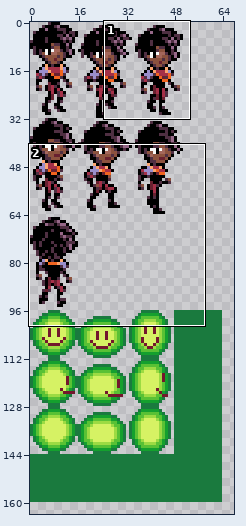
Pixel-art file -- data/CharacterSprites.aseprite. Above: a wide view before the commit, with the close-up outlined.
Close-up. Before the edit:
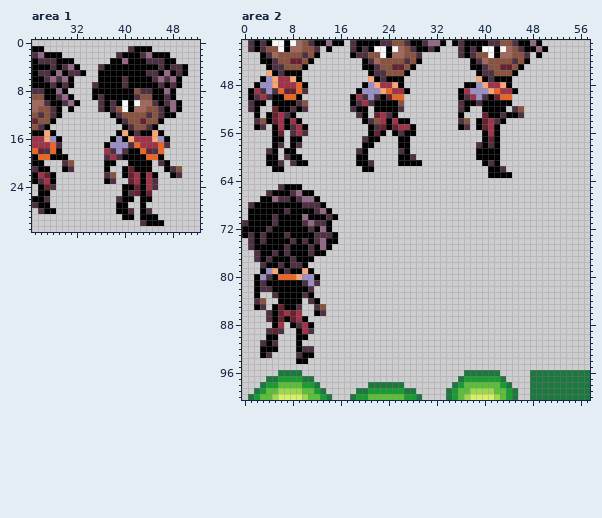
281x409 pixels, 1 frame. Colours within 5 levels of each other are drawn and written as one. Shown: area 1: x 25..52, y 0..31; area 2: x 0..57, y 41..100. The wide view leaves out empty margins.
The result:
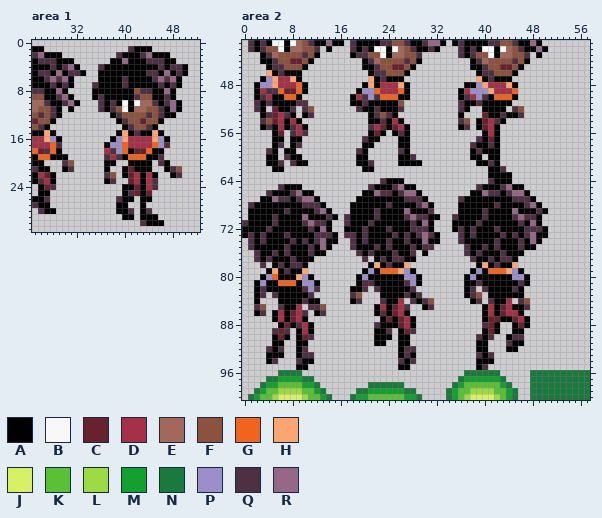
Palette (. is transparent): A #000000  B #f8f8f8  C #692130  D #a53048  E #a4675b  F #8c523e  G #f1641f  H #fca570  J #d6f264  K #59c135  L #9cdb43  M #14a02e  N #1a7a3e  P #9a8ecb  Q #4f2f42  R #966888
Edits made:
Area 1:
y 16: x 40..41 AH -> HD
y 17: x 40..42 PQG -> GDD; x 45..46 DG -> GP
y 18: x 40 Q -> G; x 42..46 AGCQG -> CCGAA
y 19: x 41..46 AAAGGA -> GGGAAQ
Area 2:
y 48: x 21..22 PH -> HA; x 25..27 HA. -> DHA; x 43..45 HA. -> DHA
y 49: x 1..4 ADQP -> .ADQ; x 10 Q -> A; x 22..24 PHG -> GDD; x 26 D -> G; x 42 G -> D; x 45 A -> G
y 50: x 1..4 AQDQ -> .AQD; x 23..24 AC -> GG; x 26..27 G. -> AA; x 42 C -> G; x 45 . -> A
y 51: x 1..2 QA -> .Q; x 4 . -> Q; x 10 F -> Q; x 19..21 QDQ -> AQA
y 52: x 1..3 QA. -> .QA; x 9 A -> .; x 11 . -> F; x 18..19 QA -> .Q; x 21..22 .A -> AQ
y 53: x 2..4 A.A -> .AQ; x 10..11 .. -> AQ; x 19..23 QA.CD -> ..AQF
y 54: x 2..4 QFA -> .QF; x 20..23 AQFD -> .AAQ; x 27 A -> .
y 55: x 2..4 AQ. -> .AQ; x 21..22 AQ -> QD; x 27..28 DA -> A.
y 56: x 28 A -> .
y 57: x 39 . -> Q
y 58: x 38..39 .Q -> QA
y 59: x 38..39 .A -> AQ
y 60: x 38 . -> A; x 40 A -> .
y 61: x 39 . -> A
y 64: x 23..26 .... -> QAAA; x 41..44 .... -> QAAA
y 65: x 21..28 ........ -> QAAAQRAA; x 39..46 ........ -> QAAAQRAA
y 66: x 20..29 .......... -> AARQQAQRRA; x 38..47 .......... -> AARQQAQRRA
y 67: x 19..30 ............ -> AAAAAAAAQQQA; x 36..48 ............. -> QAAAAAAAAQQQA
y 68: x 18..31 .............. -> AAAAAAQAAAAQRA; x 36..49 .............. -> AAAAAAQAAAAQRA
y 69: x 18..31 .............. -> AAAAQAAAARAAAQ; x 36..50 ............... -> AAAAQAAAARAAAQA
y 70: x 17..32 ................ -> QAAAAQAAAAQRQQAA; x 35..49 ............... -> QAAAAQAAAAQRQQA
y 71: x 17..31 ............... -> QAAAQAAAAAAQARA; x 35..49 ............... -> AAAAQAAAAAAQARA
y 72: x 17..31 ............... -> AAAQAAAQAAAQQQA; x 35..50 ................ -> AQAQAAAQAAAAQQQA
y 73: x 17..32 ................ -> QQAQAAAAQAQAQRQA; x 36..50 ............... -> QAQAAAAQAQAQRAA
y 74: x 18..32 ............... -> QAQAAAQAAQAARAA; x 36..49 .............. -> QAAAAAQAAAQARA
y 75: x 18..31 .............. -> QAAAQAQAAAQAQQ; x 37..48 ............ -> QAAQAQAAAQAA
y 76: x 19..28 .......... -> QAQAAAQAAQ; x 30 . -> A; x 37..46 .......... -> QAQAAAQAAA
y 77: x 20 . -> Q; x 22..28 ....... -> AQAQQAA; x 38..45 ........ -> QAAQAQQA
y 78: x 4 A -> .; x 21..27 ....... -> AHAQAAH; x 39..45 ....... -> AHAQAAH
y 79: x 3..4 AP -> .A; x 11 A -> .; x 20..28 ......... -> APAGGGHPA; x 38..46 ......... -> APAGGGHPA
y 80: x 2..8 APQAGGG -> .APGAAA; x 11..12 PA -> A.; x 19..29 ........... -> APAAAAAAPPA; x 37..47 ........... -> APAAAAAAPPA
y 81: x 3 Q -> P; x 6..8 AAA -> GGG; x 10 Q -> P; x 12 Q -> A; x 19..29 ........... -> AQQAAAAAQPA; x 37..47 ........... -> AAQAAAAAAQA
y 82: x 4 Q -> A; x 10..12 AQ. -> QPQ; x 18..20 ... -> AAQ; x 22..28 ....... -> QAAAAAQ; x 37..38 .. -> AQ; x 40..46 ....... -> QAAAAQA
y 83: x 3 . -> Q; x 10..11 QA -> AQ; x 18..19 .. -> QF; x 23..29 ....... -> AAAAQAQ; x 37..39 ... -> AQF; x 41..46 ...... -> AAAAAA
y 84: x 2..3 QF -> A.; x 10..11 .Q -> QA; x 18..19 .. -> AQ; x 23..26 .... -> QAAD; x 28..31 .... -> QAQF; x 38..39 .. -> AQ; x 41..44 .... -> QAAD; x 46..47 .. -> QF
y 85: x 2..3 AQ -> QF; x 5..6 AC -> .Q; x 9 Q -> D; x 11 . -> Q; x 22..27 ...... -> ADACDQ; x 30..31 .. -> AQ; x 40..47 ........ -> ADACDAAQ
y 86: x 2..4 ..Q -> AQ.; x 6..7 CD -> DA; x 10 . -> Q; x 22..27 ...... -> AQACDA; x 40..46 ....... -> ADACDDA
y 87: x 4 Q -> .; x 6 C -> D; x 23..28 ...... -> ACACDA; x 40..47 ........ -> ACCAACDA
y 88: x 5..7 AD. -> .AC; x 22..28 ....... -> QAAACDA; x 40..42 ... -> QCA; x 45..47 ... -> ACA
y 89: x 4..7 QCQ. -> .QCQ; x 11 Q -> A; x 22..24 ... -> AAQ; x 26..28 ... -> ACQ; x 40..42 ... -> ACA; x 45..46 .. -> AA
y 90: x 4 A -> .; x 6..7 .. -> CA; x 10..11 A. -> CQ; x 22..24 ... -> AAA; x 26..27 .. -> AA; x 39..41 ... -> QAQ; x 44..46 ... -> AQQ
y 91: x 3..6 QAQ. -> ..AA; x 10 . -> A; x 22..23 .. -> AA; x 26..27 .. -> AA; x 39..40 .. -> AA; x 44..46 ... -> QAA
y 92: x 3..4 AA -> .Q; x 6 . -> Q; x 11 Q -> .; x 26..28 ... -> AQQ; x 39..40 .. -> AA; x 44..45 .. -> AA
y 93: x 3..6 AQ.. -> .AAA; x 9..11 QAA -> AQQ; x 26..28 ... -> AQA; x 39..41 ... -> QAQ
y 94: x 4..5 .. -> AQ; x 9 A -> Q; x 11 . -> A; x 26..28 ... -> QAQ; x 39..41 ... -> AAA
y 95: x 9..10 .. -> AA; x 26..27 .. -> AA; x 39..40 .. -> AQ
